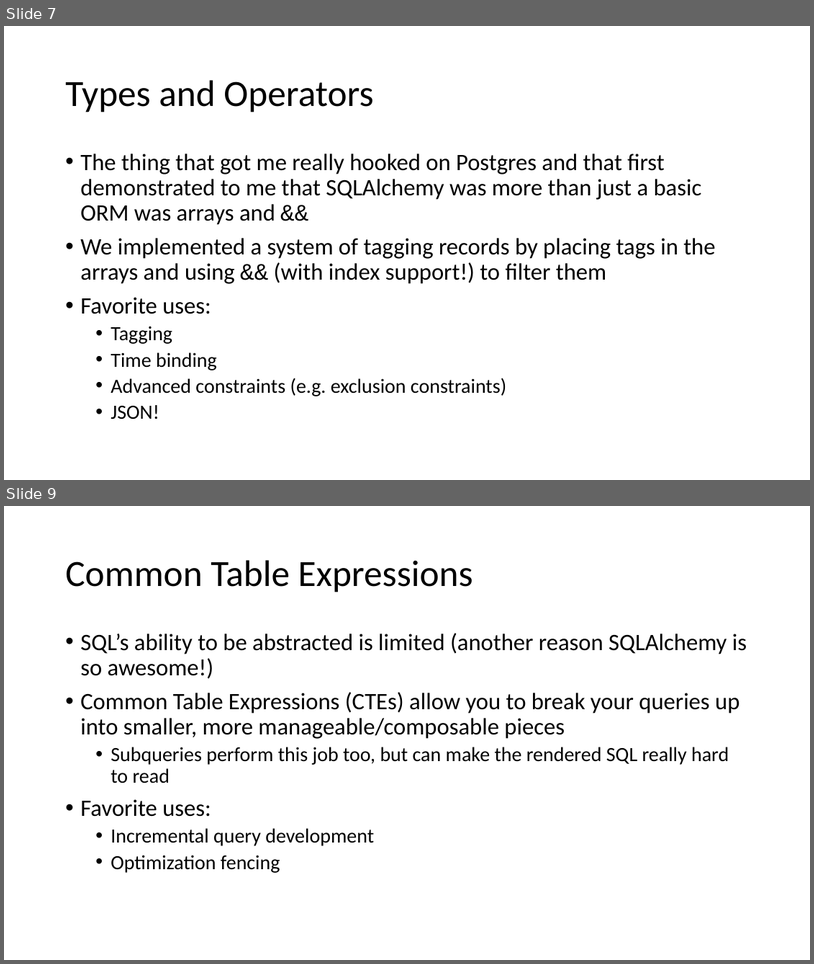
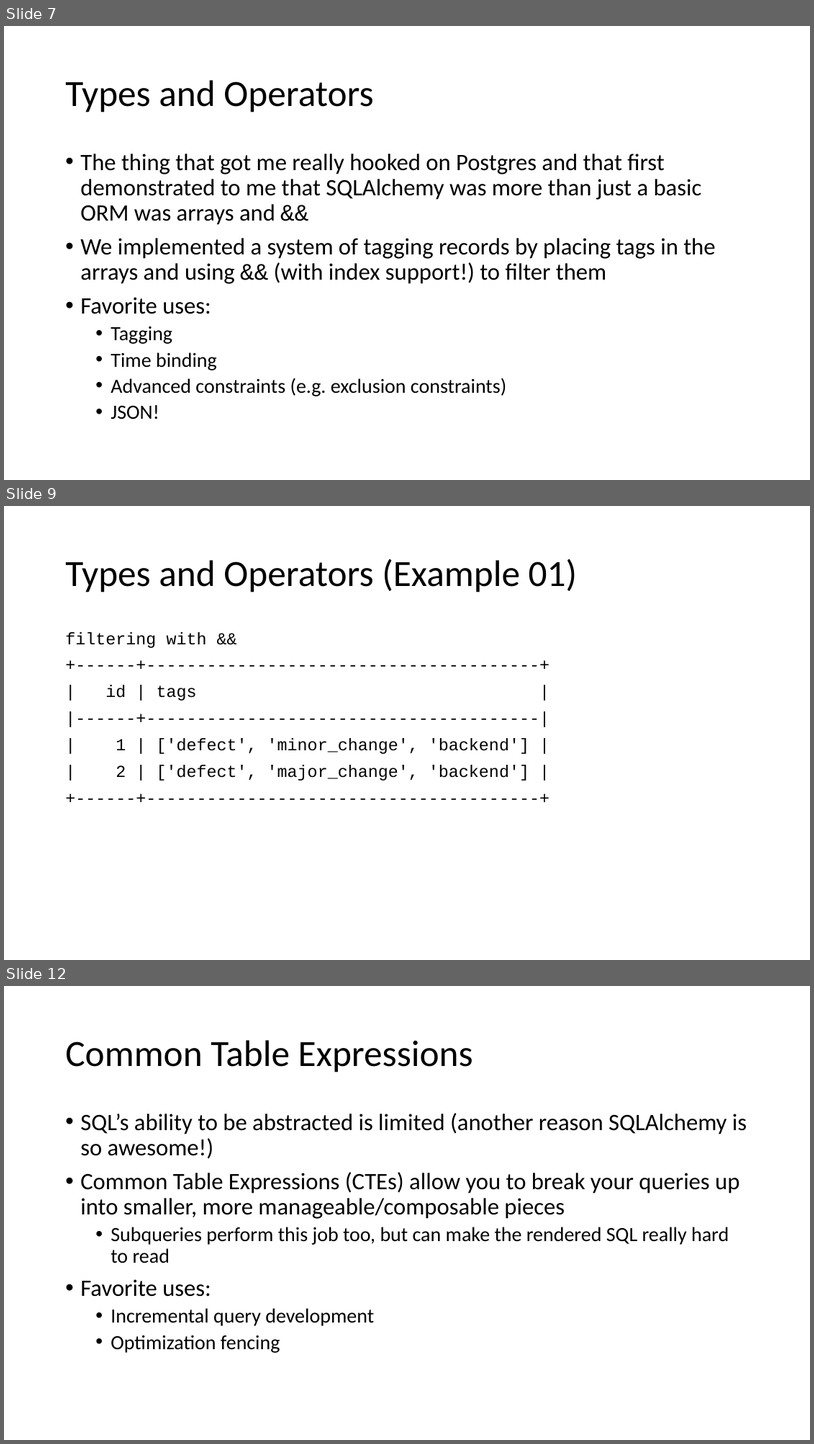
Before and after one commit to f0rk/pygotham-2019, a slide deck: pygotham-2019.pptx. Shown one above the other, each under a label of ours: slides 7 and 9 before the commit, slides 7, 9 and 12 after it; the slides between them are not shown. The pictures are 814x964 and 814x1444 pixels, drawn with LibreOffice and Linux fonts; fonts in the diff are those of the drawing. Boxes give left, top, right and bottom in pixels: in the first picture for what was removed or moved away, otherwise in the second. Text is boxed around its words. In the diff, an @@ line names an element or a change of style, - is before the commit and + after.

Commit message:
flesh out examples in the first section

```diff
--- a/pygotham-2019.pptx
+++ b/pygotham-2019.pptx
@@ slide 9 added at (4, 506, 810, 960), background #FFFFFF @@
@@ title added at (65, 559, 578, 592), 44 pt, text #000000 @@
+Types and Operators (Example 01)
@@ text added at (65, 632, 530, 780), 20 pt, text #000000 @@
+filtering with &&
++------+---------------------------------------+
+| id | tags |
+|------+---------------------------------------|
+| 1 | ['defect', 'minor_change', 'backend'] |
+| 2 | ['defect', 'major_change', 'backend'] |
++------+---------------------------------------+
@@ what was slide 9 is now slide 12 @@
```
Also in this commit, not shown: 2 slides changed, 2 other slides added, 1 other file.
